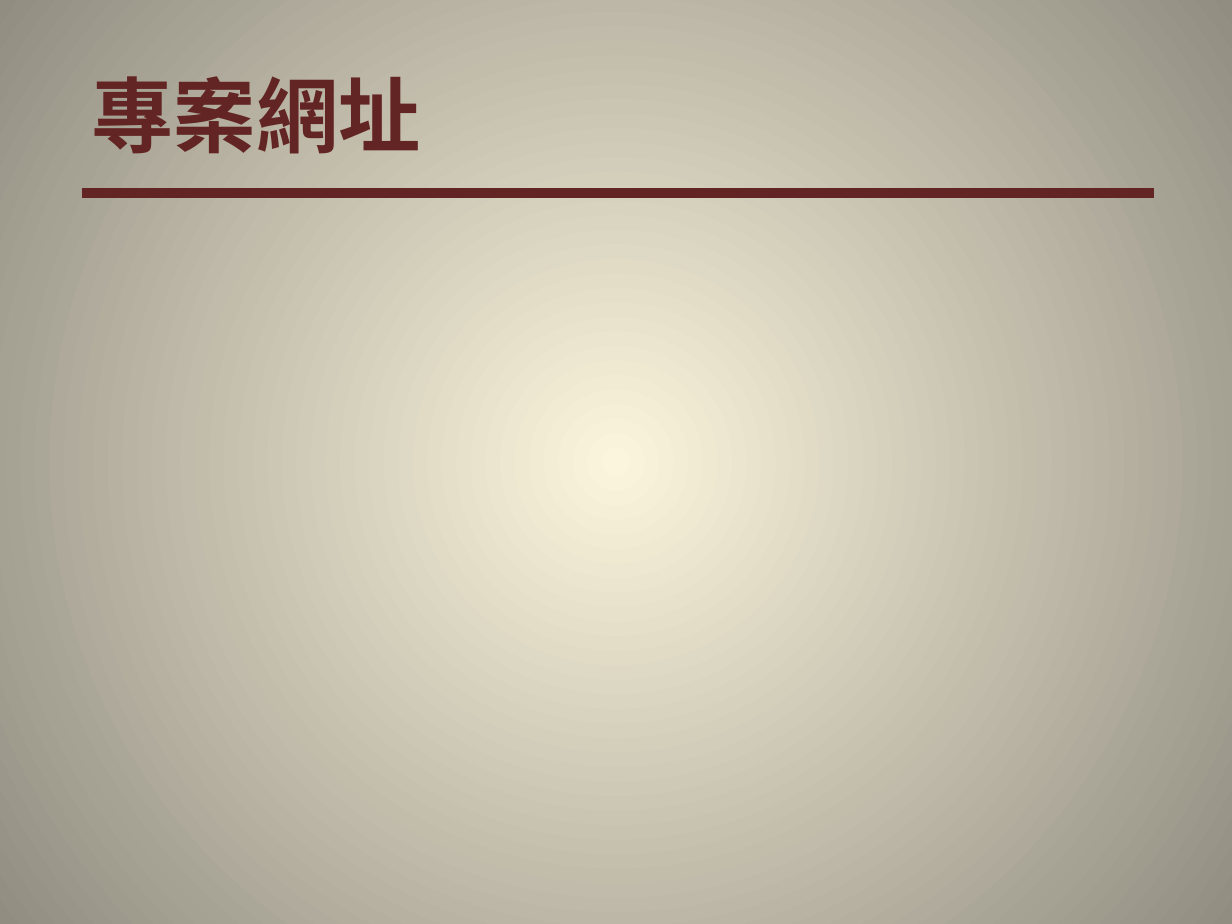
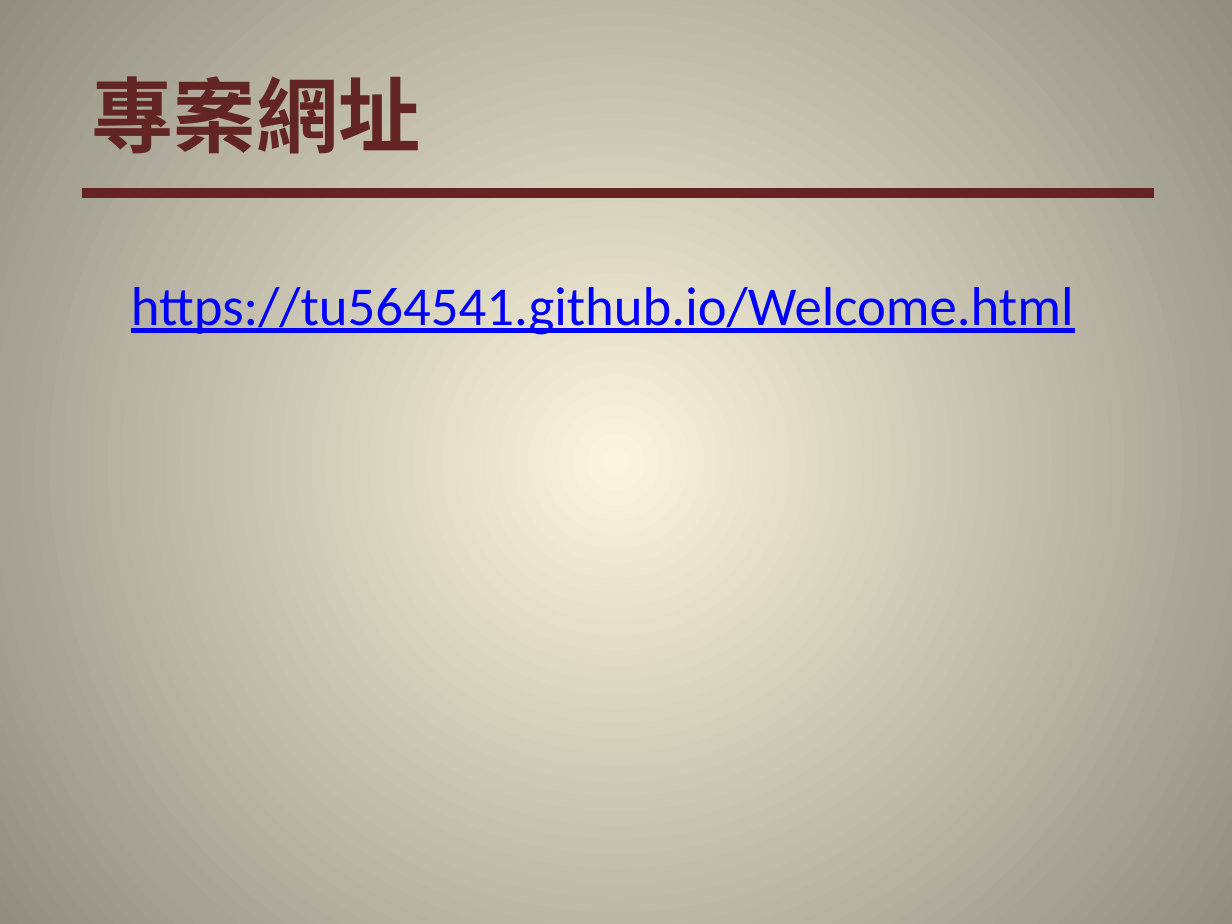
Before and after one commit to tu564541/tu564541.github.io, a slide deck: slide 16 of team17_00357108_00357139_endproject.pptx. Drawn at 1232x924 pixels with LibreOffice and Linux fonts; fonts in the diff are those of the drawing. Boxes give left, top, right and bottom in pixels: in the first picture for what was removed or moved away, otherwise in the second. Text is boxed around its words. In the diff, an @@ line names an element or a change of style, - is before the commit and + after.

Commit message:
10

```diff
--- a/team17_00357108_00357139_endproject.pptx
+++ b/team17_00357108_00357139_endproject.pptx
@@ text added at <box>131,287,1074,335</box>, 32 pt, text #0000FF, underline @@
+https://tu564541.github.io/Welcome.html
```
